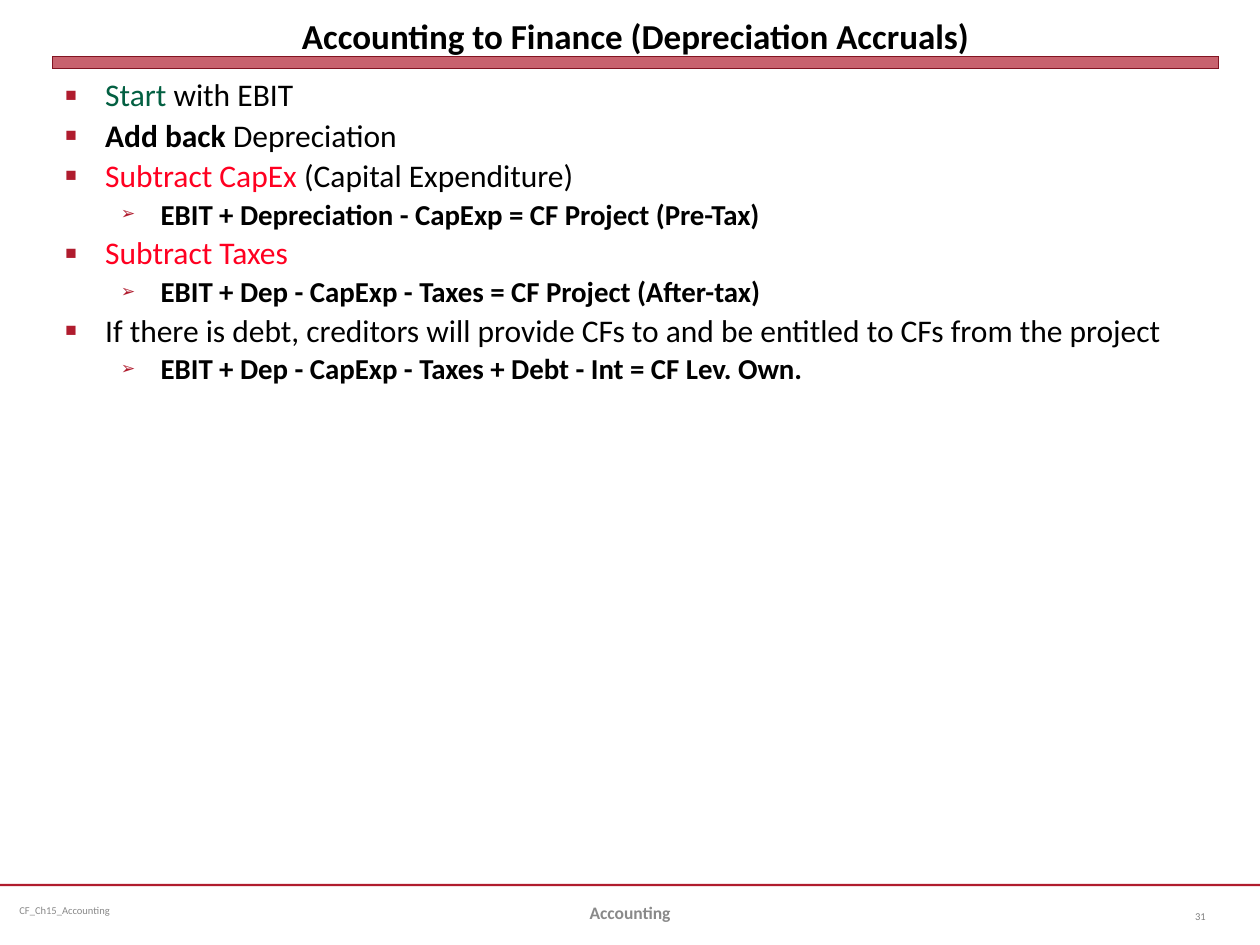
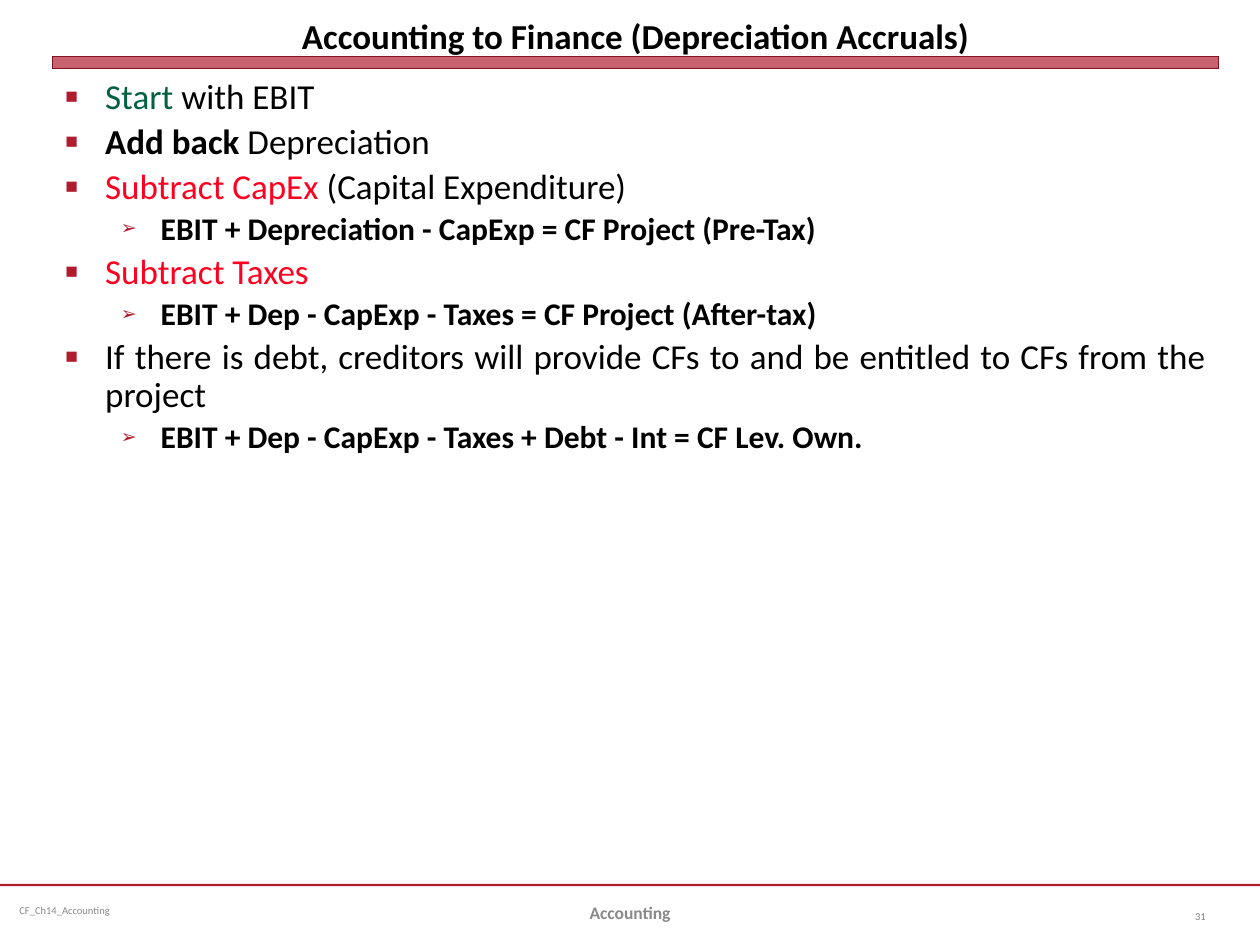
Before and after one commit to jmc877/Corporate-Finance, a slide deck: slide 31 of slides/CF_Ch14_Accounting_20.pptx. Drawn at 1260x945 pixels with LibreOffice and Linux fonts; fonts in the diff are those of the drawing. Boxes give left, top, right and bottom in pixels: in the first picture for what was removed or moved away, otherwise in the second. Text is boxed around its words. In the diff, an @@ line names an element or a change of style, - is before the commit and + after.

```diff
--- a/slides/CF_Ch14_Accounting_20.pptx
+++ b/slides/CF_Ch14_Accounting_20.pptx
@@ text "Start with EBIT" at <box>105,84,1205,453</box>: size 18 to 20 pt in "Start with EBIT", "Add back Depreciation", "Subtract CapEx (Capital Expenditure)", "Subtract Taxes" and 1 more places; size 16.5 to 18 pt in "EBIT + Depreciation - CapExp = CF ...", "EBIT + Dep - CapExp - Taxes ...", "EBIT + Dep - CapExp - Taxes ..." @@
@@ text at <box>19,907,109,916</box>: text changed @@
-CF_Ch15_Accounting
+CF_Ch14_Accounting
```
Also in this commit, not shown: 35 other slides changed, 5 other files.
